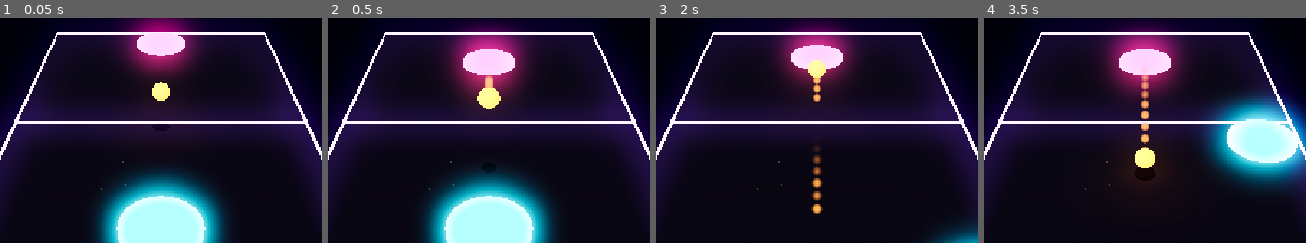
Above: before the commit, frames 1-4 (left to right).
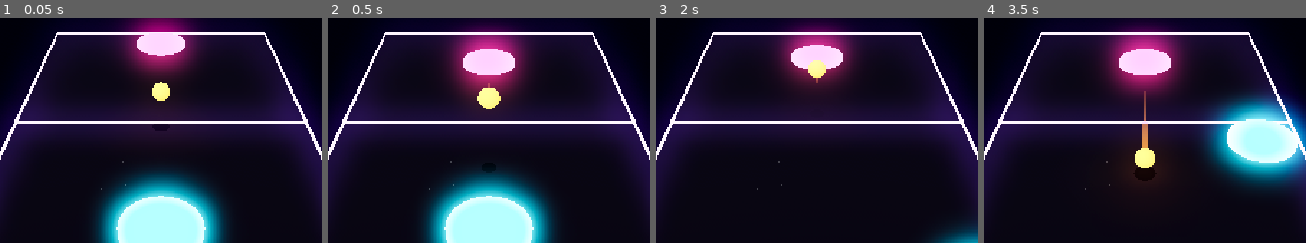
Above: after the commit, the same moments.

Repository: konserva93/galaxy-pong-2
Game: Godot game, scene res://scenes/Main.tscn
Two runs of this game, one before a commit and one after it. Both use one fixed random seed, a clock stepped at 60 frames per second and the inputs below. Sound files missing from this copy of the repository are replaced by a short silence.
Inputs (mouse positions are % of the whole screen's width and height, from its top left):
- Up to frame 1 (0.05 s): no input
- Up to frame 2 (0.5 s): no input
- Up to frame 3 (2 s): move the mouse to (71, 45) at 0.52 s; hold D (move_right) 0.53-1.28 s; click (71, 45) at 0.67 s; tap Enter at 1.25 s; move the mouse to (19, 55) at 1.27 s; hold S (move_back) from 1.28 s (still down)
- Up to frame 4 (3.5 s): move the mouse to (56, 28) at 2.02 s; release S (move_back) at 2.03 s; hold D (move_right) 2.03-2.78 s; move the mouse to (37, 70) at 2.77 s; hold W (move_forward) from 2.78 s (still down); click (37, 70) at 2.92 s
The pictures show only the part of the screen within x 19-69%, y 27-77%; the shares and areas given below are measured in that part.

Frame 1 is identical in both runs. In frame 2, 0.1% of the frame differs, in the area x 48-52%, y 25-32%; in frame 3, 0.8%, in the area x 48-52%, y 26-88%; in frame 4, 0.6%.

Commit message:
fix: replace particle ball trail with a continuous mesh ribbon
The GPUParticles3D trail (even after the earlier radial-gradient
smoothing pass) still read as separate blobs rather than a continuous
streak, and kept emitting new particles at the goal spot while the
ball sat frozen waiting for the next serve -- they'd all flash into
view at once when the ball reappeared.

TrailRibbon (a top_level MeshInstance3D) rebuilds a tapering triangle
strip from the ball's last 16 positions every physics frame, so it's
continuous by construction regardless of speed or frame rate. Both
_score_point() and launch() now clear the point history so the ribbon
can't linger at the goal spot or jump across to the next serve.

Diff:
--- a/scenes/Ball.tscn
+++ b/scenes/Ball.tscn
@@ -27,46 +27,6 @@
 bottom_radius = 0.35
 height = 0.02
 
-[sub_resource type="Gradient" id="Gradient_trail_shape"]
-colors = PackedColorArray(1, 1, 1, 1, 1, 1, 1, 0)
-
-[sub_resource type="GradientTexture2D" id="GradientTexture2D_trail_shape"]
-gradient = SubResource("Gradient_trail_shape")
-fill = 1
-fill_from = Vector2(0.5, 0.5)
-fill_to = Vector2(1, 0.5)
-
-[sub_resource type="StandardMaterial3D" id="StandardMaterial3D_trail"]
-shading_mode = 0
-albedo_color = Color(1, 0.6, 0.25, 1)
-albedo_texture = SubResource("GradientTexture2D_trail_shape")
-vertex_color_use_as_albedo = true
-transparency = 1
-emission_enabled = true
-emission = Color(1, 0.55, 0, 1)
-emission_energy_multiplier = 2.0
-billboard_mode = 3
-
-[sub_resource type="QuadMesh" id="QuadMesh_trail"]
-material = SubResource("StandardMaterial3D_trail")
-size = Vector2(0.3, 0.3)
-
-[sub_resource type="Gradient" id="Gradient_trail"]
-colors = PackedColorArray(1, 1, 1, 1, 1, 1, 1, 0)
-
-[sub_resource type="GradientTexture1D" id="GradientTexture1D_trail"]
-gradient = SubResource("Gradient_trail")
-
-[sub_resource type="ParticleProcessMaterial" id="ParticleProcessMaterial_trail"]
-direction = Vector3(0, 0, 0)
-spread = 0.0
-gravity = Vector3(0, 0, 0)
-initial_velocity_min = 0.0
-initial_velocity_max = 0.0
-scale_min = 0.6
-scale_max = 1.0
-color_ramp = SubResource("GradientTexture1D_trail")
-
 [node name="Ball" type="Area3D"]
 transform = Transform3D(1, 0, 0, 0, 1, 0, 0, 0, 1, 0, 1, 0)
 script = ExtResource("1_ball")
@@ -85,9 +45,5 @@
 light_energy = 1.2
 omni_range = 3.0
 
-[node name="Trail" type="GPUParticles3D" parent="."]
-amount = 64
-lifetime = 0.35
-local_coords = false
-draw_pass_1 = SubResource("QuadMesh_trail")
-process_material = SubResource("ParticleProcessMaterial_trail")
+[node name="TrailRibbon" type="MeshInstance3D" parent="."]
+top_level = true
--- a/scripts/ball.gd
+++ b/scripts/ball.gd
@@ -47,6 +47,14 @@
 const LIGHT_PULSE_AMPLITUDE: float = 0.15
 const LIGHT_PULSE_SPEED: float = 6.0 # рад/сек
 
+# След — не GPUParticles3D (отдельные "квадратики"/"вспышки" частиц не давали
+# ощущения непрерывной линии, см. правку 2026-08-30), а меш-лента, которая
+# каждый кадр перестраивается по последним позициям мяча — гарантированно
+# непрерывна независимо от скорости мяча/частоты кадров.
+const TRAIL_MAX_POINTS: int = 16
+const TRAIL_MIN_POINT_DISTANCE: float = 0.08 # не копить точки, пока мяч почти не сдвинулся
+const TRAIL_WIDTH: float = 0.24
+
 signal point_scored(winner: String) # "player" или "ai"
 signal paddle_hit # для звука удара (задача 5.2) — без параметров, самого факта отбития достаточно
 
@@ -62,9 +70,14 @@
 
 @onready var _shadow: MeshInstance3D = $ShadowMesh
 @onready var _light: OmniLight3D = $BallLight
-@onready var _trail: GPUParticles3D = $Trail
+@onready var _trail_ribbon: MeshInstance3D = $TrailRibbon
 
 var _pulse_time: float = 0.0
+
+# [0] -- самая свежая точка (у мяча), последняя -- самая старая (хвост следа).
+var _trail_points: Array[Vector3] = []
+var _trail_mesh: ArrayMesh
+var _trail_material: StandardMaterial3D
 
 
 func _ready() -> void:
@@ -75,6 +88,22 @@
 		_field_length = _field.field_length
 	else:
 		push_warning("Ball: field_path не назначен, используются размеры поля по умолчанию")
+
+	_trail_material = StandardMaterial3D.new()
+	_trail_material.shading_mode = BaseMaterial3D.SHADING_MODE_UNSHADED
+	_trail_material.vertex_color_use_as_albedo = true
+	_trail_material.transparency = BaseMaterial3D.TRANSPARENCY_ALPHA
+	_trail_material.cull_mode = BaseMaterial3D.CULL_DISABLED
+	_trail_material.emission_enabled = true
+	_trail_material.emission = Color(1, 0.55, 0, 1)
+	_trail_material.emission_energy_multiplier = 2.0
+
+	_trail_mesh = ArrayMesh.new()
+	_trail_ribbon.mesh = _trail_mesh
+	# top_level: вершины ленты пишутся в глобальных координатах (см.
+	# _rebuild_trail_mesh) -- без top_level узел унаследовал бы трансформ
+	# самого мяча и удваивал бы смещение позиции.
+	_trail_ribbon.top_level = true
 
 
 func _physics_process(delta: float) -> void:
@@ -130,10 +159,70 @@
 	var speed := velocity.length()
 	var speed_ratio: float = clamp(speed / GLOW_SPEED_REFERENCE, GLOW_MIN_RATIO, 1.0)
 
-	_trail.amount_ratio = speed_ratio
+	_update_trail(speed_ratio)
 
 	var pulse := sin(_pulse_time * LIGHT_PULSE_SPEED) * LIGHT_PULSE_AMPLITUDE
 	_light.light_energy = LIGHT_BASE_ENERGY + LIGHT_SPEED_ENERGY * speed + pulse
+
+
+func _update_trail(speed_ratio: float) -> void:
+	if _trail_points.is_empty() or global_position.distance_to(_trail_points[0]) >= TRAIL_MIN_POINT_DISTANCE:
+		_trail_points.push_front(global_position)
+		if _trail_points.size() > TRAIL_MAX_POINTS:
+			_trail_points.resize(TRAIL_MAX_POINTS)
+	_rebuild_trail_mesh(speed_ratio)
+
+
+func _rebuild_trail_mesh(speed_ratio: float) -> void:
+	_trail_mesh.clear_surfaces()
+
+	var point_count := _trail_points.size()
+	if point_count < 2:
+		return
+
+	# Камера в этом MVP статична (см. GameDesign 4) -- одного направления
+	# "вправо от камеры" на весь след достаточно для читаемой ширины ленты,
+	# без честного billboard на каждый сегмент отдельно.
+	var camera := get_viewport().get_camera_3d()
+	var right := Vector3.RIGHT if camera == null else camera.global_transform.basis.x
+
+	var vertices := PackedVector3Array()
+	var colors := PackedColorArray()
+	var indices := PackedInt32Array()
+
+	for i in range(point_count):
+		# t=1 у головы (рядом с мячом), t=0 у самого старого хвостового конца.
+		var t: float = 1.0 - float(i) / float(point_count - 1)
+		var half_width := TRAIL_WIDTH * 0.5 * t * speed_ratio
+		var point: Vector3 = _trail_points[i]
+		vertices.append(point + right * half_width)
+		vertices.append(point - right * half_width)
+		var col := Color(1.0, 0.6, 0.25, t * speed_ratio)
+		colors.append(col)
+		colors.append(col)
+
+	for i in range(point_count - 1):
+		var base := i * 2
+		indices.append(base)
+		indices.append(base + 1)
+		indices.append(base + 2)
+		indices.append(base + 1)
+		indices.append(base + 3)
+		indices.append(base + 2)
+
+	var arrays := []
+	arrays.resize(Mesh.ARRAY_MAX)
+	arrays[Mesh.ARRAY_VERTEX] = vertices
+	arrays[Mesh.ARRAY_COLOR] = colors
+	arrays[Mesh.ARRAY_INDEX] = indices
+	_trail_mesh.add_surface_from_arrays(Mesh.PRIMITIVE_TRIANGLES, arrays)
+	_trail_mesh.surface_set_material(0, _trail_material)
+
+
+func _clear_trail() -> void:
+	_trail_points.clear()
+	if _trail_mesh != null:
+		_trail_mesh.clear_surfaces()
 
 
 func launch(new_velocity: Vector3) -> void:
@@ -142,6 +231,9 @@
 	_last_hitter_side = ""
 	_point_scored_this_rally = false
 	visible = true
+	# Без явной очистки лента следа попыталась бы соединить точки у места
+	# предыдущего гола с новой стартовой позицией одним длинным "хвостом".
+	_clear_trail()
 
 
 func _check_paddle_hits(y_before: float, y_after: float) -> void:
@@ -248,4 +340,6 @@
 func _score_point(winner: String) -> void:
 	_point_scored_this_rally = true
 	visible = false # не висеть в воздухе/за краем поля до следующей подачи
+	# Иначе лента следа осталась бы висеть на месте гола на весь goal_pause_seconds.
+	_clear_trail()
 	point_scored.emit(winner)
--- a/tests/ball_glow_test.gd
+++ b/tests/ball_glow_test.gd
@@ -1,11 +1,16 @@
 extends SceneTree
 
-## Регрессия для задачи 6.3 (мяч и след): проверяет только то, что можно
-## проверить программно — материал мяча эмиссивен, свет и след-частицы
-## присутствуют и настроены (мировые координаты у следа, чтобы он оставался
-## позади движущегося мяча), и их интенсивность реально растёт со скоростью
-## мяча (а не постоянна). Насколько это красиво выглядит с bloom (этап 6.4) —
-## решает пользователь при живом просмотре.
+## Регрессия для задачи 6.3 (мяч и след) и её последующих правок:
+## - материал мяча эмиссивен, свет присутствует и настроен;
+## - след — процедурная меш-лента (не GPUParticles3D, см. правку 2026-08-30 --
+##   отдельные "квадратики"/частицы не читались как непрерывный след), реально
+##   строится по последним позициям мяча и её ширина/альфа растут со скоростью;
+## - после гола лента следа не "вспыхивает" на месте приземления, пока мяч
+##   ждёт следующей подачи (баг, найденный пользователем при живом просмотре:
+##   GPUParticles3D продолжал испускать частицы на замершем мяче).
+##
+## Насколько это красиво выглядит с bloom (этап 6.4) — решает пользователь при
+## живом просмотре.
 ##
 ## Запуск: см. reference-godot-cli в памяти проекта.
 
@@ -25,8 +30,10 @@
 	var ball: Area3D = main.get_node("Ball")
 
 	_check_ball_material(ball)
-	_check_light_and_trail_setup(ball)
-	await _check_intensity_scales_with_speed(ball)
+	_check_light_and_ribbon_setup(ball)
+	await _check_light_scales_with_speed(ball)
+	_check_ribbon_alpha_scales_with_speed(ball)
+	await _check_trail_clears_on_goal_and_relaunch(ball)
 
 	print("RESULT: ", "PASS" if _ok else "FAIL")
 	quit(0 if _ok else 1)
@@ -41,58 +48,97 @@
 	_ok = _ok and mat != null and mat.emission_enabled
 
 
-func _check_light_and_trail_setup(ball: Area3D) -> void:
-	print("--- ball has a small omni light and a world-space particle trail ---")
+func _check_light_and_ribbon_setup(ball: Area3D) -> void:
+	print("--- ball has a small omni light and a top-level trail ribbon ---")
 
 	var light: OmniLight3D = ball.get_node_or_null("BallLight")
 	print("light=%s omni_range=%s" % [light, light.omni_range if light else null])
 	_ok = _ok and light != null
 	_ok = _ok and light != null and light.omni_range <= 5.0
 
-	var trail: GPUParticles3D = ball.get_node_or_null("Trail")
-	print("trail=%s local_coords=%s process_material=%s" % [
-		trail, trail.local_coords if trail else null, trail.process_material if trail else null
-	])
-	_ok = _ok and trail != null
-	if trail == null:
-		return
-	# Мировые координаты обязательны -- иначе испущенные частицы будут
-	# двигаться вместе с мячом вместо того, чтобы оставаться позади него,
-	# и никакого "следа" визуально не получится.
-	_ok = _ok and trail.local_coords == false
-	_ok = _ok and trail.process_material != null
-
-	# Регрессия: изначально частицы были голыми квадратами QuadMesh без текстуры
-	# -- визуально читалось как "квадратики" вместо плавного следа (замечено
-	# пользователем при живом просмотре). Радиальный градиент на albedo_texture
-	# даёт мягкий круглый спад альфы вместо жёсткого края квадрата.
-	var trail_mat: StandardMaterial3D = trail.draw_pass_1.material
-	print("trail_mat.albedo_texture=%s" % trail_mat.albedo_texture if trail_mat else null)
-	_ok = _ok and trail_mat != null
-	_ok = _ok and trail_mat != null and trail_mat.albedo_texture is GradientTexture2D
-	if trail_mat != null and trail_mat.albedo_texture is GradientTexture2D:
-		_ok = _ok and trail_mat.albedo_texture.fill == GradientTexture2D.FILL_RADIAL
+	var ribbon: MeshInstance3D = ball.get_node_or_null("TrailRibbon")
+	print("ribbon=%s top_level=%s" % [ribbon, ribbon.top_level if ribbon else null])
+	_ok = _ok and ribbon != null
+	# top_level обязателен -- иначе лента унаследовала бы трансформ мяча и
+	# глобальные координаты её вершин задвоили бы смещение позиции мяча.
+	_ok = _ok and ribbon != null and ribbon.top_level == true
 
 
-func _check_intensity_scales_with_speed(ball: Area3D) -> void:
-	print("--- light energy and trail amount_ratio grow with ball speed, not constant ---")
+func _check_light_scales_with_speed(ball: Area3D) -> void:
+	print("--- light energy grows with ball speed, not constant ---")
 
 	var light: OmniLight3D = ball.get_node("BallLight")
-	var trail: GPUParticles3D = ball.get_node("Trail")
 
+	# Один кадр после каждого launch -- намеренно, чтобы гравитация не успела
+	# заметно исказить скорость за время замера (на большом числе кадров она
+	# меняет модуль velocity достаточно, чтобы смазать сравнение "медленно"/
+	# "быстро", как выяснилось на первой версии этого теста).
 	ball.launch(Vector3(0.0, 0.5, 0.5)) # почти неподвижен -- минимальная интенсивность
 	await physics_frame
 	var slow_energy: float = light.light_energy
-	var slow_ratio: float = trail.amount_ratio
 
 	ball.launch(Vector3(6.0, 6.0, 6.0)) # быстро -- высокая интенсивность
 	await physics_frame
 	var fast_energy: float = light.light_energy
-	var fast_ratio: float = trail.amount_ratio
 
-	print("slow: energy=%.3f ratio=%.3f | fast: energy=%.3f ratio=%.3f" % [
-		slow_energy, slow_ratio, fast_energy, fast_ratio
+	print("slow: energy=%.3f | fast: energy=%.3f" % [slow_energy, fast_energy])
+	_ok = _ok and fast_energy > slow_energy
+
+
+func _check_ribbon_alpha_scales_with_speed(ball: Area3D) -> void:
+	print("--- trail ribbon alpha/width scale with the speed_ratio passed in, deterministically ---")
+
+	# Прямой вызов внутренней сборки ленты с фиксированными точками и
+	# speed_ratio -- без прогона через физику/гравитацию, чтобы проверить
+	# именно формулу (col.a == t * speed_ratio, t=1 у головы), а не таймингом
+	# зависимую траекторию (см. _check_light_scales_with_speed выше).
+	var points: Array[Vector3] = [Vector3(0, 1, 0), Vector3(0, 1, 1)]
+	ball._trail_points = points
+	var ribbon: MeshInstance3D = ball.get_node("TrailRibbon")
+
+	ball._rebuild_trail_mesh(0.2)
+	var low_alpha: float = _head_alpha(ribbon)
+
+	ball._rebuild_trail_mesh(0.9)
+	var high_alpha: float = _head_alpha(ribbon)
+
+	print("speed_ratio=0.2 head_alpha=%.3f | speed_ratio=0.9 head_alpha=%.3f" % [low_alpha, high_alpha])
+	_ok = _ok and absf(low_alpha - 0.2) < 0.01
+	_ok = _ok and absf(high_alpha - 0.9) < 0.01
+	_ok = _ok and high_alpha > low_alpha
+
+
+func _head_alpha(ribbon: MeshInstance3D) -> float:
+	var mesh: ArrayMesh = ribbon.mesh
+	if mesh == null or mesh.get_surface_count() == 0:
+		return 0.0
+	var colors: PackedColorArray = mesh.surface_get_arrays(0)[Mesh.ARRAY_COLOR]
+	return colors[0].a if colors.size() > 0 else 0.0
+
+
+func _check_trail_clears_on_goal_and_relaunch(ball: Area3D) -> void:
+	print("--- trail ribbon doesn't keep flashing at the goal spot while the ball waits to respawn ---")
+
+	ball.launch(Vector3(6.0, 6.0, 6.0))
+	for i in range(20):
+		await physics_frame
+	print("before goal: trail points=%d" % ball._trail_points.size())
+	_ok = _ok and ball._trail_points.size() > 0 # подтверждает, что след вообще накопился
+
+	# Через ball._score_point(), а не прямой point_scored.emit() -- та же
+	# причина, что и в goal_out_test.gd: эмит сигнала напрямую не меняет
+	# состояние самого мяча (см. feedback-galaxy-pong-2-workflow).
+	ball._score_point("player")
+	for i in range(10):
+		await physics_frame # мяч "ждёт" следующей подачи -- лента не должна расти
+	print("during goal pause: trail points=%d mesh surfaces=%d" % [
+		ball._trail_points.size(), ball.get_node("TrailRibbon").mesh.get_surface_count()
 	])
-	_ok = _ok and fast_energy > slow_energy
-	_ok = _ok and fast_ratio > slow_ratio
-	_ok = _ok and slow_ratio > 0.0 # даже у апекса след не гаснет совсем
+	_ok = _ok and ball._trail_points.is_empty()
+	_ok = _ok and ball.get_node("TrailRibbon").mesh.get_surface_count() == 0
+
+	ball.position = Vector3.ZERO
+	ball.launch(Vector3(0.0, 8.0, 5.0))
+	await physics_frame
+	print("right after relaunch: trail points=%d" % ball._trail_points.size())
+	_ok = _ok and ball._trail_points.size() <= 1 # начинается заново от новой позиции, не тянется со старой
Not shown: 1 places in scenes/Ball.tscn that only renumber resources
Not shown, changed: docs/DevelopmentPlan.md
